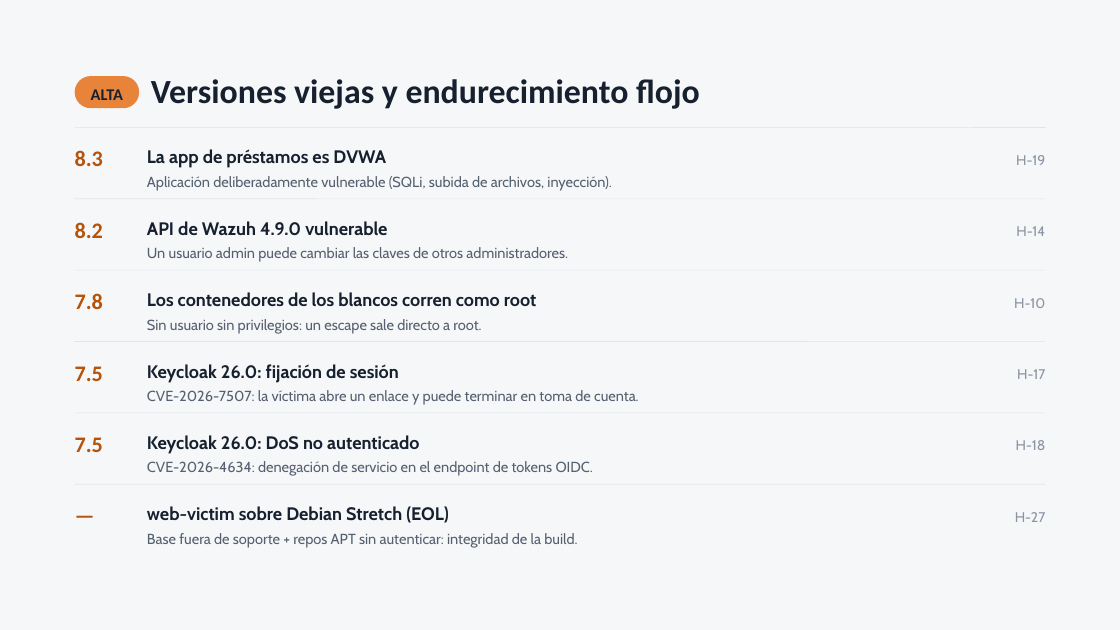
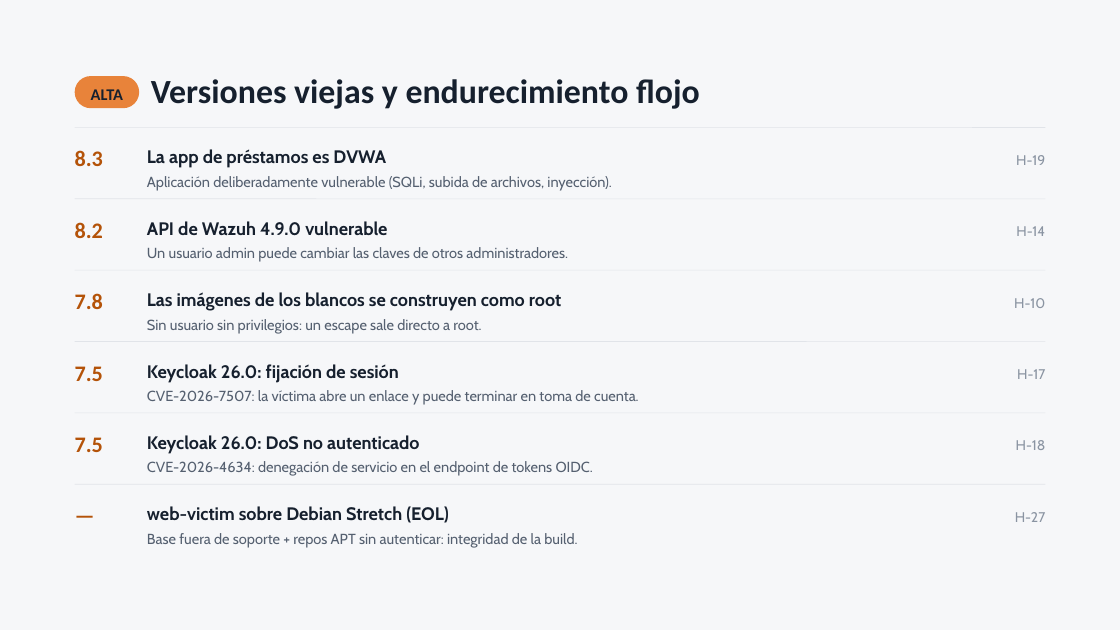
Before and after one commit to fmq203/TSI-2026-Infra, a slide deck: slide 11 of docs-red-team/Evaluacion-Red-Team.pptx. Drawn at 1120x630 pixels with LibreOffice and Linux fonts; fonts in the diff are those of the drawing. Boxes give left, top, right and bottom in pixels: in the first picture for what was removed or moved away, otherwise in the second. Text is boxed around its words. In the diff, an @@ line names an element or a change of style, - is before the commit and + after.

```diff
--- a/docs-red-team/Evaluacion-Red-Team.pptx
+++ b/docs-red-team/Evaluacion-Red-Team.pptx
@@ text at [147, 292, 561, 311]: text changed @@
-Los contenedores de los blancos corren como root
+Las imágenes de los blancos se construyen como root
```
Also in this commit, not shown: 2 other slides changed, 2 other files.
